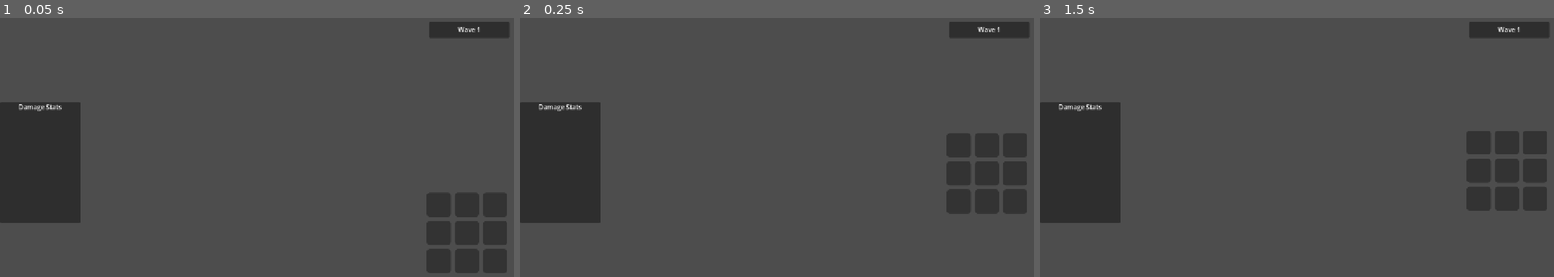
Above: before the commit, frames 1-3 (left to right).
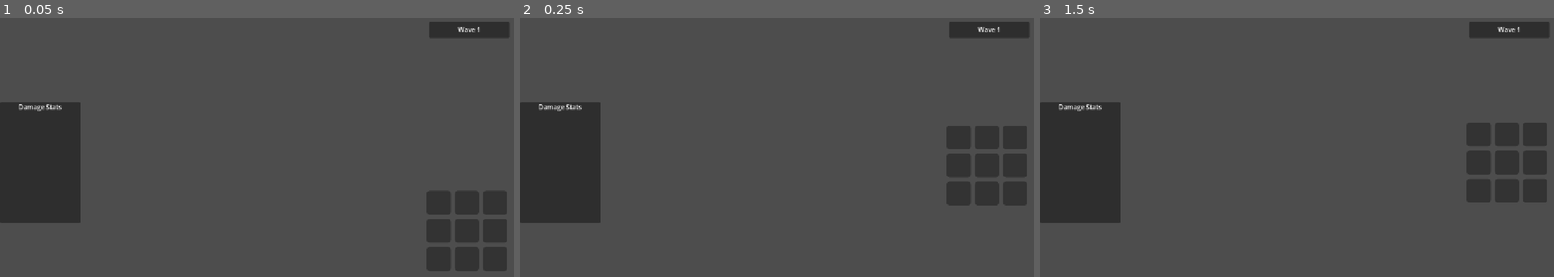
Above: after the commit, the same moments.

Repository: seekerzz/tower-html
Game: Godot game, scene res://src/Scenes/UI/MainGUI.tscn
The game is run twice, just before and just after one commit, with the same random seed, the same clock (stepped at 60 frames per second) and the same inputs. The project has no main scene, so this scene is started directly.
Inputs (mouse positions are in pixels of both pictures, inside the frame that each line leads up to):
- Up to frame 1 (0.05 s): no input
- Up to frame 2 (0.25 s): no input
- Up to frame 3 (1.5 s): tap Enter at 0.5 s; move the mouse to (1410, 147) at 0.52 s; hold Right (ui_right) 0.53-1.25 s; tap Q at 0.6 s; click (1410, 147) at 0.67 s; tap Space at 1.25 s; drag from (1194, 175) to (1271, 220) at 1.27 s

The runs differ from the first frame. In frame 1, 0.5% of the frame differs, in the area x 82-99%, y 66-99%; in frame 2, 1.6%; in frame 3, 1.7%, in the area x 82-99%, y 40-75%.

Commit message:
Refactor UI to use centralized UIConstants
Created src/Scripts/Constants/UIConstants.gd to centralize UI styling configuration.
Updated StyleMaker to use UIConstants and added helper methods.
Refactored MainGUI, Shop, InventoryPanel, Bench, SkillBar, and ArtifactsPanel to use the new constants.
Verified with runtime check.

Diff:
--- /dev/null
+++ b/src/Scripts/Constants/UIConstants.gd
@@ -0,0 +1,36 @@
+class_name UIConstants
+
+const COLORS = {
+    "primary": Color("#3498db"),
+    "success": Color("#2ecc71"),
+    "danger":  Color("#e74c3c"),
+    "dark_bg": Color("#2c3e50"),
+    "panel_bg": Color(0.1, 0.1, 0.1, 0.5),
+    "slot_bg": Color(0.2, 0.2, 0.2, 1),
+    "text_light": Color(1.0, 1.0, 1.0, 1.0)
+}
+
+const BAR_COLORS = {
+    "hp": Color(0.8, 0.1, 0.1),
+    "mana": Color(0.2, 0.4, 1.0),
+    "food": Color(1.0, 0.84, 0.0)
+}
+
+const CARD_SIZE = {
+    "small": Vector2(40, 40),
+    "medium": Vector2(60, 60),
+    "large": Vector2(80, 80)
+}
+
+const CORNER_RADIUS = {
+    "small": 4,
+    "medium": 6,
+    "large": 8,
+    "xlarge": 12
+}
+
+const MARGINS = {
+    "sidebar_bottom_combat": -10.0,
+    "sidebar_cushion": 40.0,
+    "sidebar_shop_base_height": 200.0
+}
--- a/src/Scripts/UI/ArtifactsPanel.gd
+++ b/src/Scripts/UI/ArtifactsPanel.gd
@@ -56,12 +56,12 @@
 	var data = rm.REWARDS[id]
 	var icon_container = PanelContainer.new()
 	var style = StyleBoxFlat.new()
-	style.bg_color = Color(0, 0, 0, 0.5)
-	style.set_corner_radius_all(4)
+	style.bg_color = UIConstants.COLORS.panel_bg
+	style.set_corner_radius_all(UIConstants.CORNER_RADIUS.small)
 	icon_container.add_theme_stylebox_override("panel", style)
 
 	# Container settings
-	icon_container.custom_minimum_size = Vector2(40, 40)
+	icon_container.custom_minimum_size = UIConstants.CARD_SIZE.small
 	icon_container.mouse_filter = Control.MOUSE_FILTER_PASS
 
 	var label = Label.new()
--- a/src/Scripts/UI/Bench.gd
+++ b/src/Scripts/UI/Bench.gd
@@ -31,7 +31,7 @@
 
 	for i in range(slot_count):
 		var slot = Control.new()
-		slot.custom_minimum_size = Vector2(60, 60)
+		slot.custom_minimum_size = UIConstants.CARD_SIZE.medium
 		slot.set_script(BENCH_SLOT_SCRIPT)
 		slot.slot_index = i
 
@@ -43,9 +43,7 @@
 		panel.anchors_preset = 15 # Full Rect
 		panel.mouse_filter = MOUSE_FILTER_IGNORE # Let the slot handle events
 
-		var style = StyleBoxFlat.new()
-		style.bg_color = Color(0.2, 0.2, 0.2, 1) # Dark gray background
-		style.set_corner_radius_all(8) # Corner Radius: 8
+		var style = StyleMaker.get_slot_style()
 
 		panel.add_theme_stylebox_override("panel", style)
 		slot.add_child(panel)
--- a/src/Scripts/UI/InventoryPanel.gd
+++ b/src/Scripts/UI/InventoryPanel.gd
@@ -74,16 +74,14 @@
 	for i in range(SLOT_COUNT):
 		var slot = Control.new()
 		slot.set_script(drag_handler_script)
-		slot.custom_minimum_size = Vector2(60, 60)
+		slot.custom_minimum_size = UIConstants.CARD_SIZE.medium
 		slot.name = "Slot_%d" % i
 
 		var panel = Panel.new()
 		panel.layout_mode = 1
 		panel.anchors_preset = 15
 		panel.mouse_filter = MOUSE_FILTER_IGNORE
-		var style = StyleBoxFlat.new()
-		style.bg_color = Color(0.2, 0.2, 0.2, 1)
-		style.set_corner_radius_all(8)
+		var style = StyleMaker.get_slot_style()
 		panel.add_theme_stylebox_override("panel", style)
 		slot.add_child(panel)
 
--- a/src/Scripts/UI/MainGUI.gd
+++ b/src/Scripts/UI/MainGUI.gd
@@ -197,17 +197,17 @@
 		sidebar_tween.kill()
 	sidebar_tween = create_tween()
 
-	var target_offset_bottom = -10.0 # 战斗模式：贴近底边 (InventoryPanel 会在这个位置之上)
+	var target_offset_bottom = UIConstants.MARGINS.sidebar_bottom_combat # 战斗模式：贴近底边 (InventoryPanel 会在这个位置之上)
 
 	if not GameManager.is_wave_active:
 		# 商店模式：向上避让
-		var shop_height = 200.0
+		var shop_height = UIConstants.MARGINS.sidebar_shop_base_height
 		if shop_node and is_instance_valid(shop_node) and shop_node.visible:
 			shop_height = shop_node.size.y
 			if shop_height < 150: shop_height = 180.0 # 最小高度保护
 
 		# 向上移动侧边栏底部，留出商店空间 + 缓冲
-		target_offset_bottom = -(shop_height + 20)
+		target_offset_bottom = -(shop_height + UIConstants.MARGINS.sidebar_cushion)
 
 	sidebar_tween.set_parallel(true)
 	# 通过改变 offset_bottom 来挤压/拉伸 VBox 的高度。
@@ -217,18 +217,19 @@
 		sidebar_tween.tween_property(right_sidebar, "offset_bottom", float(target_offset_bottom), 0.3).set_trans(Tween.TRANS_SINE).set_ease(Tween.EASE_OUT)
 
 func _setup_ui_styles():
-	var radius = 6
+	print("UIConstants.COLORS.primary: ", UIConstants.COLORS.primary)
+	var radius = UIConstants.CORNER_RADIUS.medium
 	var hp_fill = StyleBoxFlat.new()
-	hp_fill.bg_color = Color(0.8, 0.1, 0.1)
+	hp_fill.bg_color = UIConstants.BAR_COLORS.hp
 	hp_fill.set_corner_radius_all(radius)
 	var food_fill = StyleBoxFlat.new()
-	food_fill.bg_color = Color(1.0, 0.84, 0.0)
+	food_fill.bg_color = UIConstants.BAR_COLORS.food
 	food_fill.set_corner_radius_all(radius)
 	var mana_fill = StyleBoxFlat.new()
-	mana_fill.bg_color = Color(0.2, 0.4, 1.0)
+	mana_fill.bg_color = UIConstants.BAR_COLORS.mana
 	mana_fill.set_corner_radius_all(radius)
 	var bg_style = StyleBoxFlat.new()
-	bg_style.bg_color = Color(0.1, 0.1, 0.1, 0.5)
+	bg_style.bg_color = UIConstants.COLORS.panel_bg
 	bg_style.set_corner_radius_all(radius)
 
 	if hp_bar:
--- a/src/Scripts/UI/Shop.gd
+++ b/src/Scripts/UI/Shop.gd
@@ -88,12 +88,12 @@
 	panel.add_theme_stylebox_override("panel", panel_style)
 
 	# Style Buttons
-	apply_button_style(refresh_btn, Color("#3498db")) # Blue
-	apply_button_style(expand_btn, Color("#2ecc71")) # Green
-	apply_button_style(start_wave_btn, Color("#e74c3c"), true) # Red, Main Action
+	apply_button_style(refresh_btn, UIConstants.COLORS.primary) # Blue
+	apply_button_style(expand_btn, UIConstants.COLORS.success) # Green
+	apply_button_style(start_wave_btn, UIConstants.COLORS.danger, true) # Red, Main Action
 
 func apply_button_style(button: Button, color: Color, is_main_action: bool = false):
-	var corner_radius = 8
+	var corner_radius = UIConstants.CORNER_RADIUS.large
 
 	# Normal State
 	var style_normal = StyleBoxFlat.new()
@@ -177,7 +177,7 @@
 func create_shop_card(index, unit_key):
 	var card = ShopCard.new()
 	card.setup(unit_key)
-	card.custom_minimum_size = Vector2(80, 80) # Adjusted size for smaller shop
+	card.custom_minimum_size = UIConstants.CARD_SIZE.large # Adjusted size for smaller shop
 	card.size_flags_horizontal = SIZE_EXPAND_FILL
 
 	card.card_clicked.connect(func(key): buy_unit(index, key, card))
--- a/src/Scripts/UI/SkillBar.gd
+++ b/src/Scripts/UI/SkillBar.gd
@@ -57,8 +57,8 @@
 		card.name = "SkillCard_%d" % i
 
 		# Style
-		var bg_color = Color("#2c3e50") # Dark background
-		var style = StyleMaker.get_flat_style(bg_color, 8, 2, Color("#3498db")) # Blue border default
+		var bg_color = UIConstants.COLORS.dark_bg
+		var style = StyleMaker.get_flat_style(bg_color, UIConstants.CORNER_RADIUS.large, 2, UIConstants.COLORS.primary)
 		card.add_theme_stylebox_override("panel", style)
 
 		# Layout Container
@@ -199,17 +199,17 @@
 				if unit.skill_cooldown <= 0:
 					# No mana but ready -> Grey out / Red Border
 					card.modulate = Color(0.6, 0.6, 0.6)
-					style.border_color = Color("#e74c3c") # Red
-					cost_lbl.add_theme_color_override("font_color", Color("#e74c3c"))
+					style.border_color = UIConstants.COLORS.danger
+					cost_lbl.add_theme_color_override("font_color", UIConstants.COLORS.danger)
 				else:
 					# Cooldown and no mana -> Just keep normal grey (handled by overlay mostly, but set border to grey)
 					card.modulate = Color.WHITE
 					style.border_color = Color("#95a5a6") # Grey border
-					cost_lbl.add_theme_color_override("font_color", Color("#e74c3c"))
+					cost_lbl.add_theme_color_override("font_color", UIConstants.COLORS.danger)
 			else:
 				# Enough mana
 				card.modulate = Color.WHITE
-				style.border_color = Color("#3498db") # Blue
+				style.border_color = UIConstants.COLORS.primary
 				cost_lbl.remove_theme_color_override("font_color") # Default
 
 func _trigger_flash(card):
--- a/src/Scripts/Utils/StyleMaker.gd
+++ b/src/Scripts/Utils/StyleMaker.gd
@@ -1,7 +1,7 @@
 class_name StyleMaker
 extends RefCounted
 
-static func get_flat_style(bg_color: Color, radius: int = 4, border: int = 0, border_color: Color = Color.WHITE) -> StyleBoxFlat:
+static func get_flat_style(bg_color: Color, radius: int = UIConstants.CORNER_RADIUS.large, border: int = 0, border_color: Color = Color.WHITE) -> StyleBoxFlat:
 	var style = StyleBoxFlat.new()
 	style.bg_color = bg_color
 	style.set_corner_radius_all(radius)
@@ -11,3 +11,10 @@
 	style.border_width_top = border
 	style.border_color = border_color
 	return style
+
+static func get_slot_style() -> StyleBoxFlat:
+	return get_flat_style(UIConstants.COLORS.slot_bg, UIConstants.CORNER_RADIUS.large)
+
+static func get_button_style(color_type: String) -> StyleBoxFlat:
+	var color = UIConstants.COLORS.get(color_type, UIConstants.COLORS.primary)
+	return get_flat_style(color, UIConstants.CORNER_RADIUS.large)
